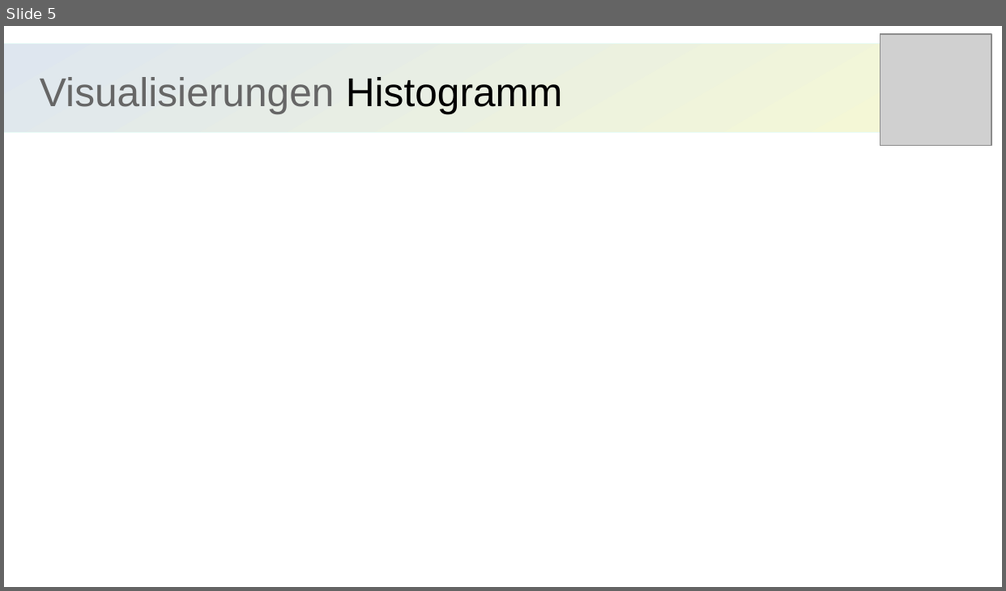
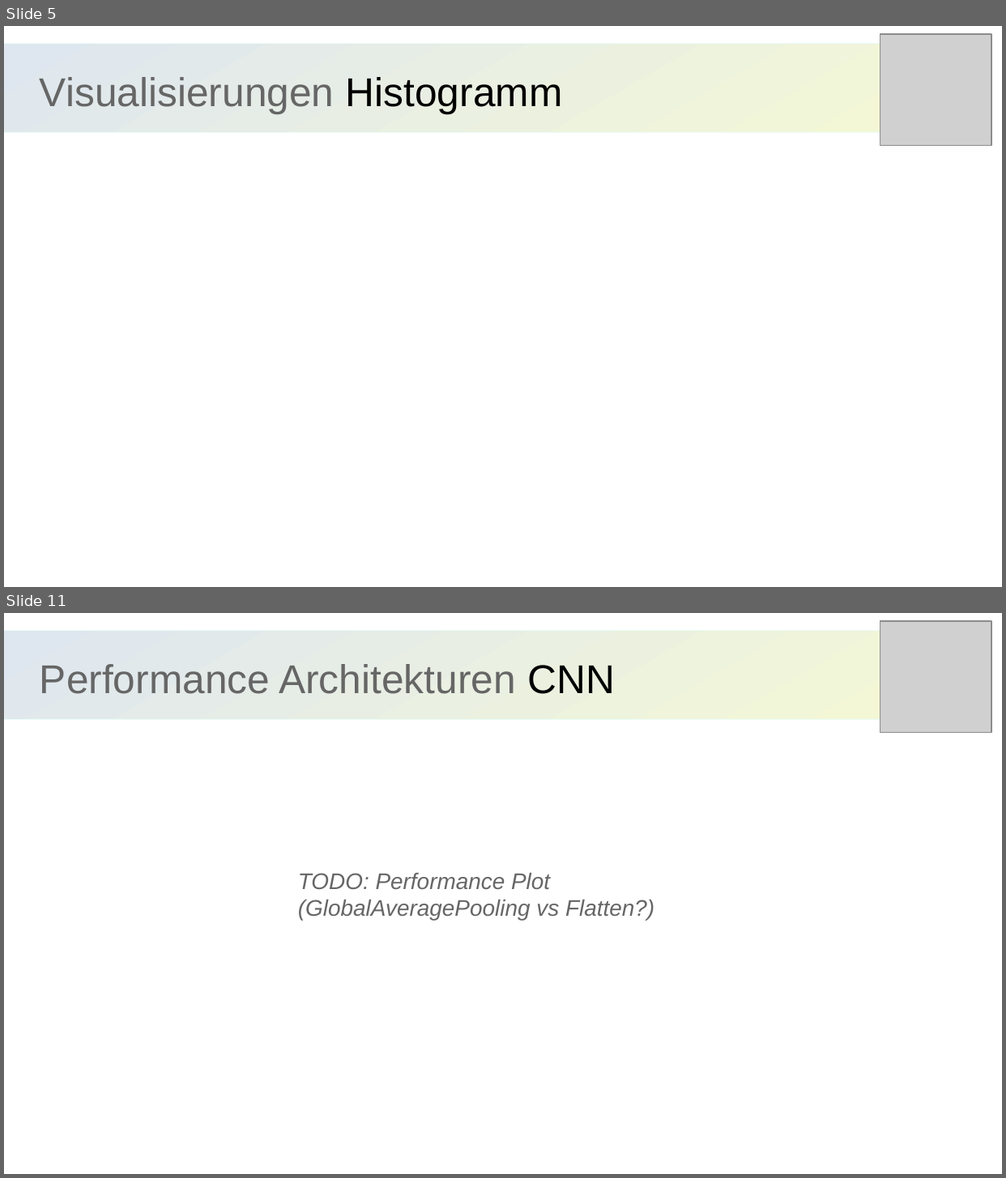
Before and after one commit to TorgeSchwark/BS-Temperature, a slide deck: presentation_prototype.odp. Shown one above the other, each under a label of ours: slide 5 before the commit, slides 5 and 11 after it; the slides between them are not shown. The pictures are 1006x591 and 1006x1178 pixels, drawn with LibreOffice and Linux fonts; fonts in the diff are those of the drawing; grey boxes stand for pictures. Boxes give left, top, right and bottom in pixels: in the first picture for what was removed or moved away, otherwise in the second. Text is boxed around its words. In the diff, an @@ line names an element or a change of style, - is before the commit and + after.

```diff
--- a/presentation_prototype.odp
+++ b/presentation_prototype.odp
@@ slide 11 added at (4, 613, 1002, 1174), background #FFFFFF @@
@@ rectangle added at (4, 631, 985, 720), fill gradient #DEE6EF to #F6F9D4, outline #E8FCF7 0 pt @@
@@ picture added at (880, 621, 992, 733) @@
@@ title added at (40, 664, 616, 694), 32 pt, text #666666 @@
+Performance Architekturen CNN
@@ text added at (298, 873, 654, 921), 18 pt, text #666666, italic @@
+TODO: Performance Plot (GlobalAveragePooling vs Flatten?)
```
Also in this commit, not shown: 16 other slides added.
